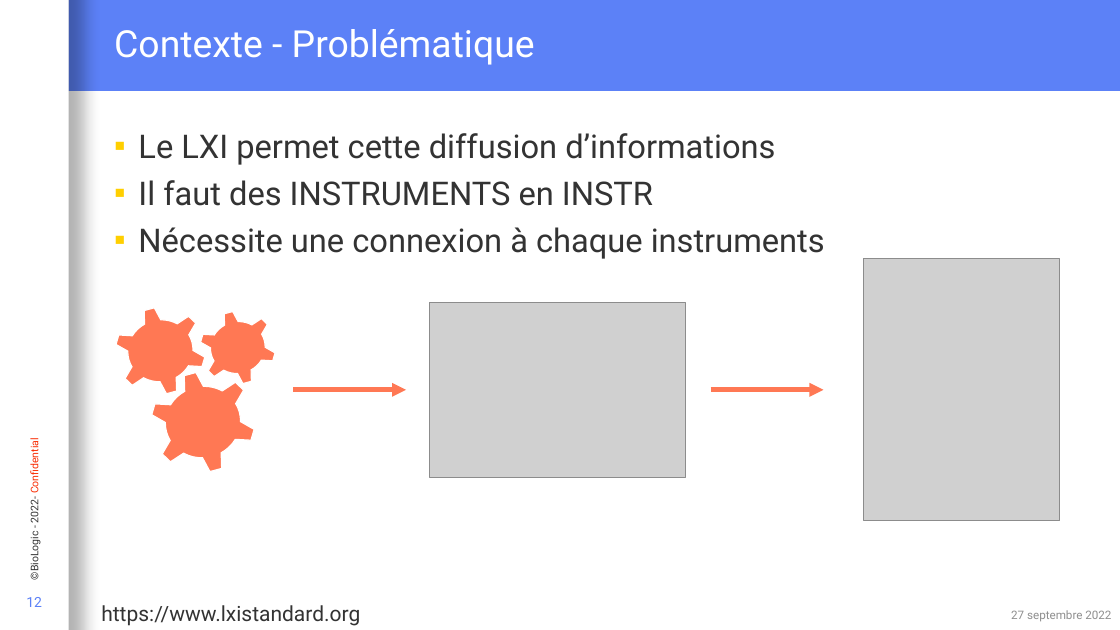
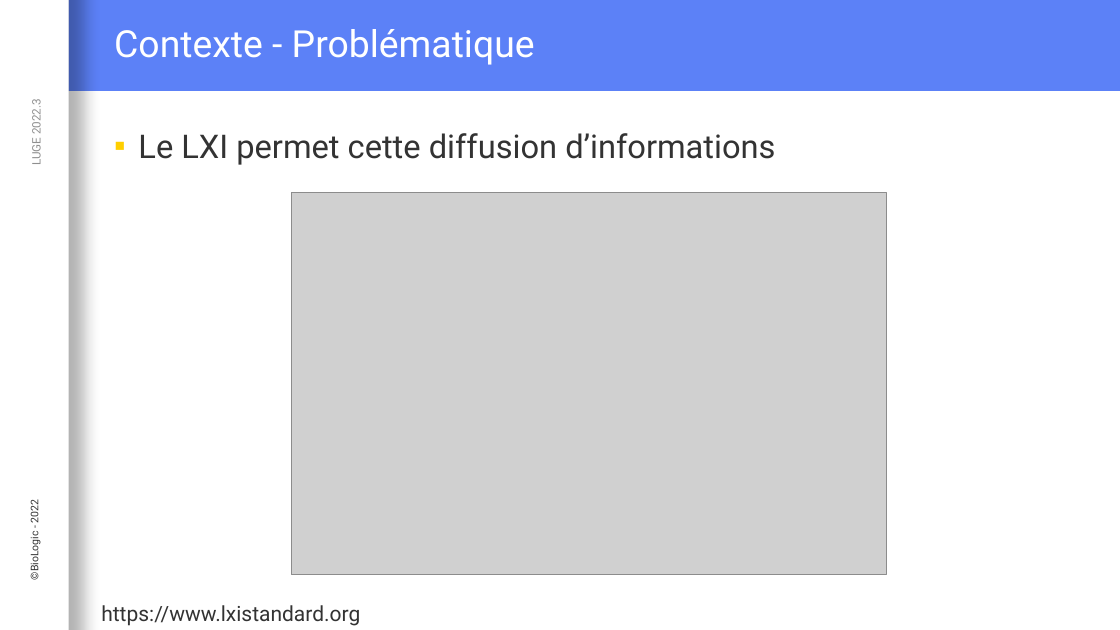
Before and after one commit to Loysse/PostLVUserEvent_Demo, a slide deck: slide 7 of Interaction événementielle entre du code C et LabVIEW.pptx (slide 12 before the commit). Drawn at 1120x630 pixels with LibreOffice and Linux fonts; fonts in the diff are those of the drawing; grey boxes stand for pictures; background and template pictures are left out. Boxes give left, top, right and bottom in pixels: in the first picture for what was removed or moved away, otherwise in the second. Text is boxed around its words. In the diff, an @@ line names an element or a change of style, - is before the commit and + after.

```diff
--- a/Interaction événementielle entre du code C et LabVIEW.pptx
+++ b/Interaction événementielle entre du code C et LabVIEW.pptx
@@ text added at (x1=29, y1=102, x2=44, y2=164), 10 pt, text #909090 @@
+LUGE 2022.3
@@ text at (x1=138, y1=180, x2=825, y2=259): paragraphs removed @@
-▪ Il faut des INSTRUMENTS en INSTR
-▪ Nécessite une connexion à chaque instruments
@@ picture added at (x1=292, y1=192, x2=886, y2=575) @@
@@ picture removed at (x1=864, y1=259, x2=1060, y2=520) @@
@@ gear removed at (x1=104, y1=296, x2=216, y2=405) @@
@@ gear removed at (x1=191, y1=302, x2=285, y2=394) @@
@@ picture removed at (x1=430, y1=302, x2=686, y2=477) @@
@@ gear removed at (x1=139, y1=359, x2=268, y2=485) @@
@@ arrow removed from (293, 390) to (406, 390) @@
@@ arrow removed from (711, 390) to (823, 390) @@
@@ text at (x1=27, y1=502, x2=41, y2=579): text changed @@
-©BioLogic - 2022- Confidential
+©BioLogic - 2022
@@ page number removed at (x1=26, y1=597, x2=42, y2=607) @@
-12
@@ text removed at (x1=1011, y1=610, x2=1111, y2=621) @@
-27 septembre 2022
```
Also in this commit, not shown: 27 other slides changed, 7 slides added, 6 slides removed.
